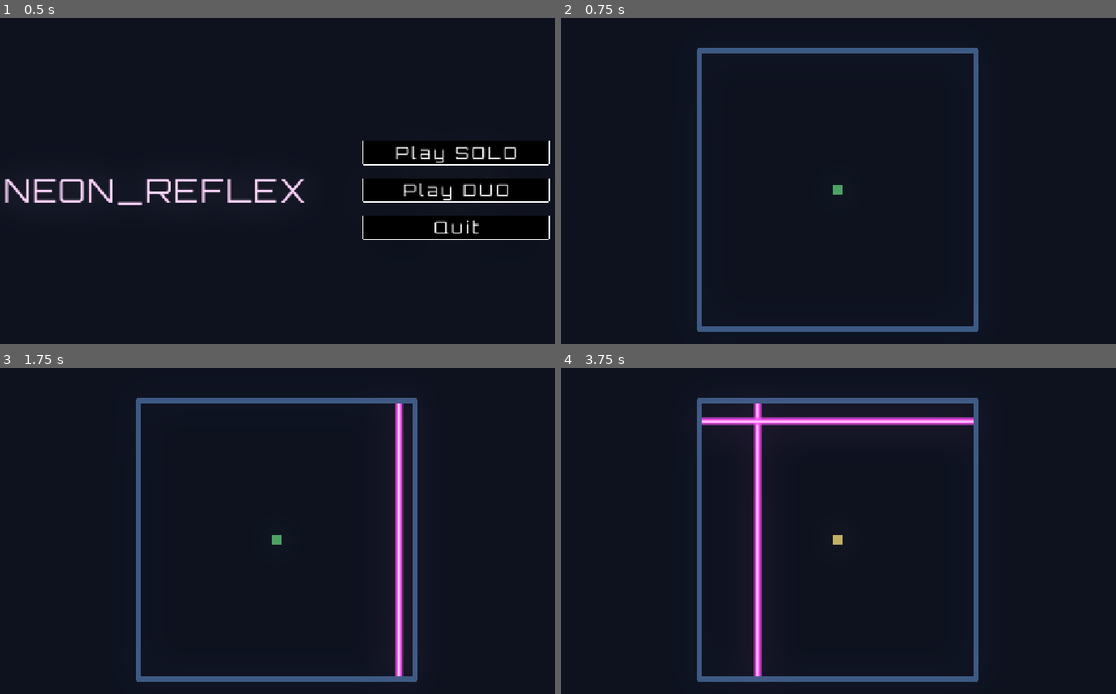
Above: before the commit, frames 1-4 (two rows, left to right).
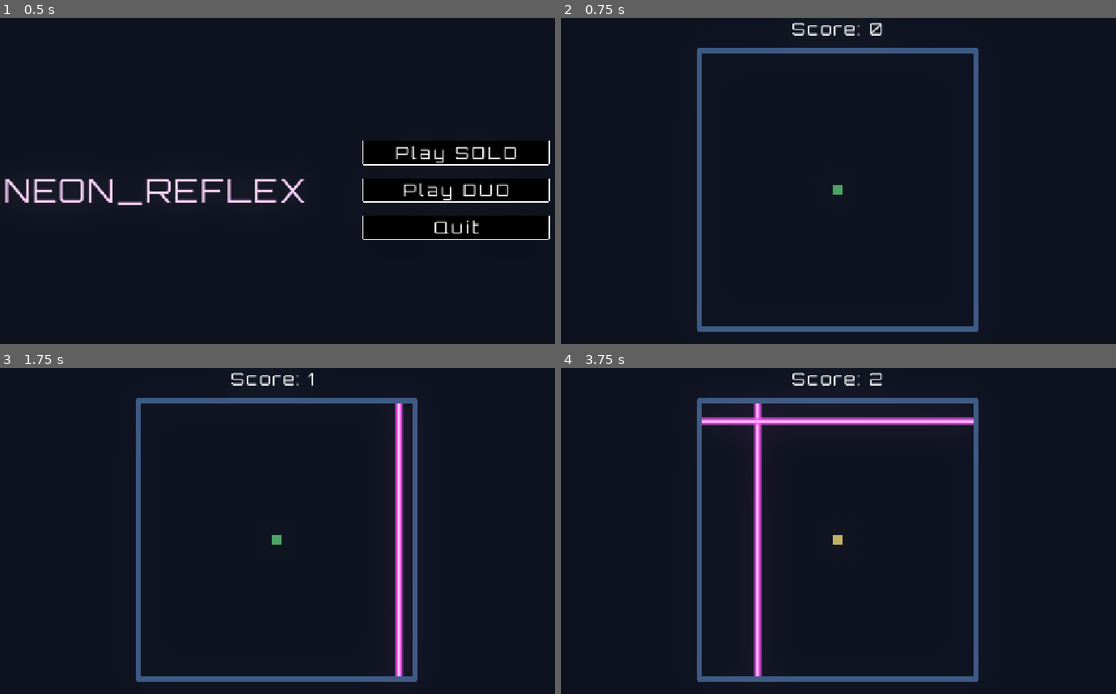
Above: after the commit, the same moments.

Repository: Marina-Banov/ggj-2026
Game: Godot game, scene res://Scenes/main_menu.tscn
Same seed, same stepped clock (60 frames per second), same inputs: the game is played once before the commit and once after it.
Inputs:
- Up to frame 1 (0.5 s): no input
- Up to frame 2 (0.75 s): click "Play SOLO" at 0.5 s
- Up to frame 3 (1.75 s): tap Enter at 1.25 s
- Up to frame 4 (3.75 s): no input

Frame 1 is identical in both runs. In frame 2, 0.3% of the frame differs, in the area x 41-59%, y 1-6%; in frame 3, 0.2%; in frame 4, 0.3%.

Commit message:
add score and game over

Diff:
--- a/Scenes/game_solo.tscn
+++ b/Scenes/game_solo.tscn
@@ -6,6 +6,7 @@
 [ext_resource type="PackedScene" uid="uid://btmihvoaaef4b" path="res://Scenes/arena.tscn" id="3_vdxbm"]
 [ext_resource type="PackedScene" uid="uid://dwb1gu3cggcp8" path="res://Scenes/game_over.tscn" id="4_sn57n"]
 [ext_resource type="PackedScene" uid="uid://b0nmehfrf5aot" path="res://Components/progressive_timer.tscn" id="6_vdxbm"]
+[ext_resource type="Theme" uid="uid://beui2wbtbq7i0" path="res://Resources/black_and_white.tres" id="7_sn57n"]
 
 [node name="GameSolo" type="Node2D"]
 script = ExtResource("1_7lhal")
@@ -17,6 +18,22 @@
 offset_right = 1280.0
 offset_bottom = 720.0
 color = Color(0.05882353, 0.07058824, 0.10980392, 1)
+
+[node name="ScoreLabel" type="Label" parent="Background"]
+unique_name_in_owner = true
+layout_mode = 1
+anchors_preset = -1
+anchor_right = 1.0
+anchor_bottom = 1.0
+offset_left = 548.5
+offset_top = 20.0
+offset_right = -548.5
+offset_bottom = -679.0
+grow_horizontal = 2
+size_flags_horizontal = 4
+size_flags_vertical = 0
+theme = ExtResource("7_sn57n")
+text = "Score: 0"
 
 [node name="Player" parent="." instance=ExtResource("2_7lhal")]
 unique_name_in_owner = true
@@ -36,4 +53,5 @@
 min_interval = 0.5
 duration = 30.0
 
+[connection signal="player_died" from="Player" to="." method="_on_player_player_died"]
 [connection signal="progressed_timeout" from="ProgressiveTimer" to="." method="_on_timer_timeout"]
--- a/Scripts/game.gd
+++ b/Scripts/game.gd
@@ -25,7 +25,7 @@
 func _on_player_died(player_id: int) -> void:
 	var winner = 1 if player_id == 2 else 2
 	get_tree().paused = true
-	%GameOver.set_winner_text(winner)
+	%GameOver.set_winner_text("Player {0} won!".format([winner]))
 	%GameOver.visible = true
 
 
--- a/Scripts/game_over.gd
+++ b/Scripts/game_over.gd
@@ -1,8 +1,8 @@
 extends CanvasLayer
 
 
-func set_winner_text(player_id: int) -> void:
-	%Winner.text = "Player {0} won!".format([player_id])
+func set_winner_text(text: String) -> void:
+	%Winner.text = text
 
 
 func _on_play_pressed() -> void:
--- a/Scripts/game_solo.gd
+++ b/Scripts/game_solo.gd
@@ -1,7 +1,10 @@
 extends Node2D
+
+var score = 0
 
 
 func _ready() -> void:
+	_update_score_label()
 	var vw = get_viewport_rect().size
 	%Arena.position = vw / 2
 	%Player.position = vw / 2
@@ -9,3 +12,15 @@
 
 func _on_timer_timeout() -> void:
 	%Arena.spawn_line()
+	score += 1
+	_update_score_label()
+
+
+func _update_score_label():
+	%ScoreLabel.text = "Score: {0}".format([score])
+
+
+func _on_player_player_died(_player_id: int) -> void:
+	get_tree().paused = true
+	%GameOver.set_winner_text("Score: {0}".format([score]))
+	%GameOver.visible = true
Not shown: 1 places in Scenes/game_solo.tscn that only renumber resources
